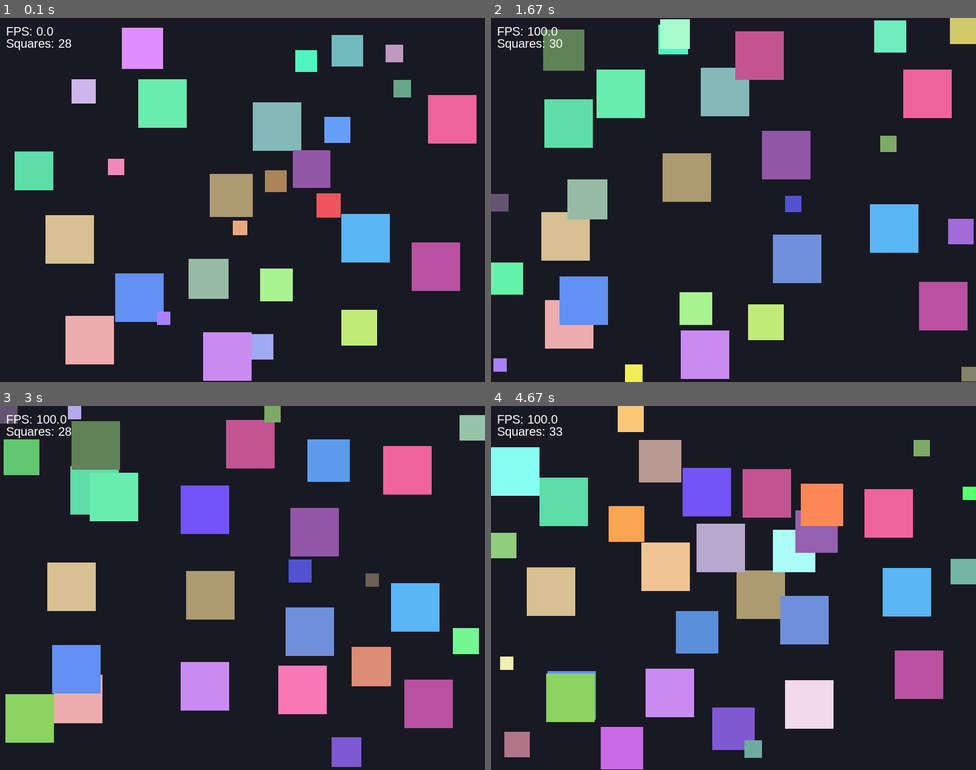
Above: before the commit, frames 1-4 (two rows, left to right).
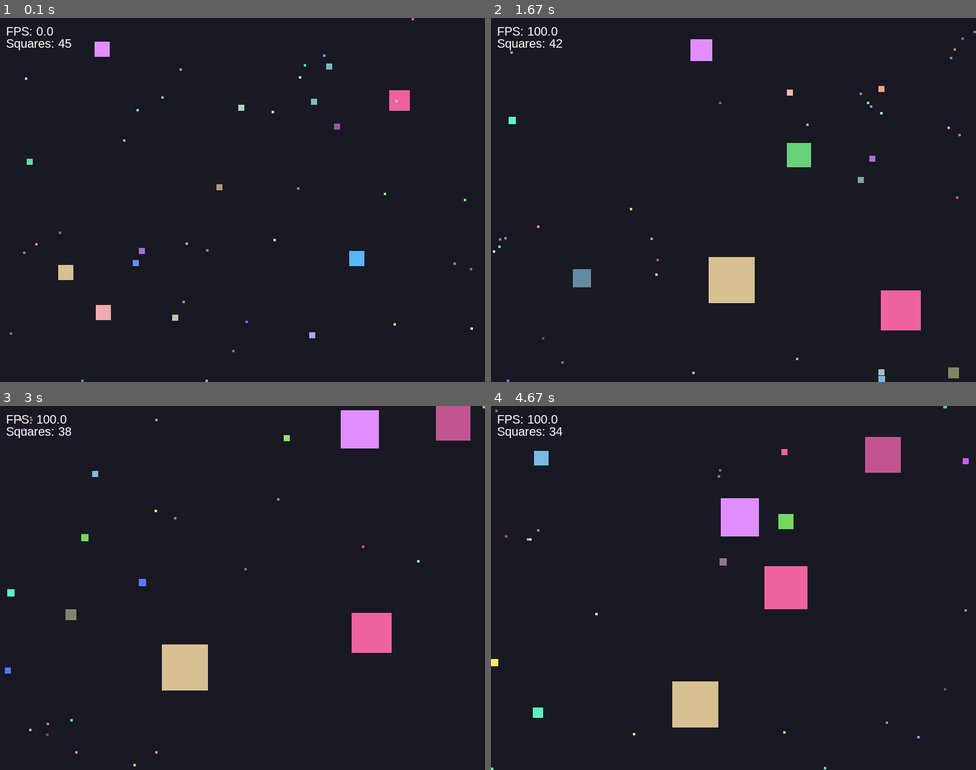
Above: after the commit, the same moments.

Repository: AbdullahSalman1/lab8-pygame
Game: pygame game, started from main_dict.py
Two runs of this game, one before a commit and one after it. Both use one fixed random seed, a clock stepped at 60 frames per second and the inputs below.
Inputs:
- Up to frame 1 (0.1 s): no input
- Up to frame 2 (1.67 s): no input
- Up to frame 3 (3 s): no input
- Up to frame 4 (4.67 s): no input

The runs differ from the first frame. In frame 1, 22% of the frame differs, in the area x 2-99%, y 0-100%; in frame 2, 27%; in frame 3, 29%; in frame 4, 32%, in the area x 0-100%, y 0-100%.

Commit message:
q1 - mix of squares of different sizes

Diff:
--- a/main_dict.py
+++ b/main_dict.py
@@ -111,6 +111,7 @@
 SQUARE_LIFESPAN = 1000
 
 
+
 def random_color() -> tuple[int, int, int]:
     """Return a random RGB color."""
     return (
@@ -145,8 +146,29 @@
     }
 
 
+
 def create_squares(count: int) -> list[dict]:
     return [create_square() for _ in range(count)]
+
+# New function to create a custom mix of squares
+def create_mixed_squares() -> list[dict]:
+    squares = []
+    # 5 squares of size 25
+    for i in range(5):
+        sq = create_square()
+        sq["size"] = 25
+        squares.append(sq)
+    # 10 squares of size 10
+    for i in range(10):
+        sq = create_square()
+        sq["size"] = 10
+        squares.append(sq)
+    # 30 squares of size 4
+    for i in range(30):
+        sq = create_square()
+        sq["size"] = 4
+        squares.append(sq)
+    return squares
 
 
 def update_square(square: dict) -> None:
@@ -192,13 +214,14 @@
     return True
 
 
+
 def run() -> None:
     pygame.init()
     screen = pygame.display.set_mode((WIDTH, HEIGHT))
-    pygame.display.set_caption("10 Random Moving Squares (Dictionary Version)")
+    pygame.display.set_caption("Mixed Size Squares (Dictionary Version)")
     clock = pygame.time.Clock()
 
-    squares = create_squares(SQUARE_COUNT)
+    squares = create_mixed_squares()
 
     font = pygame.font.SysFont("Arial", 20)  # FIXED: moved outside loop
 
Not shown, changed: MYEXAM.md
